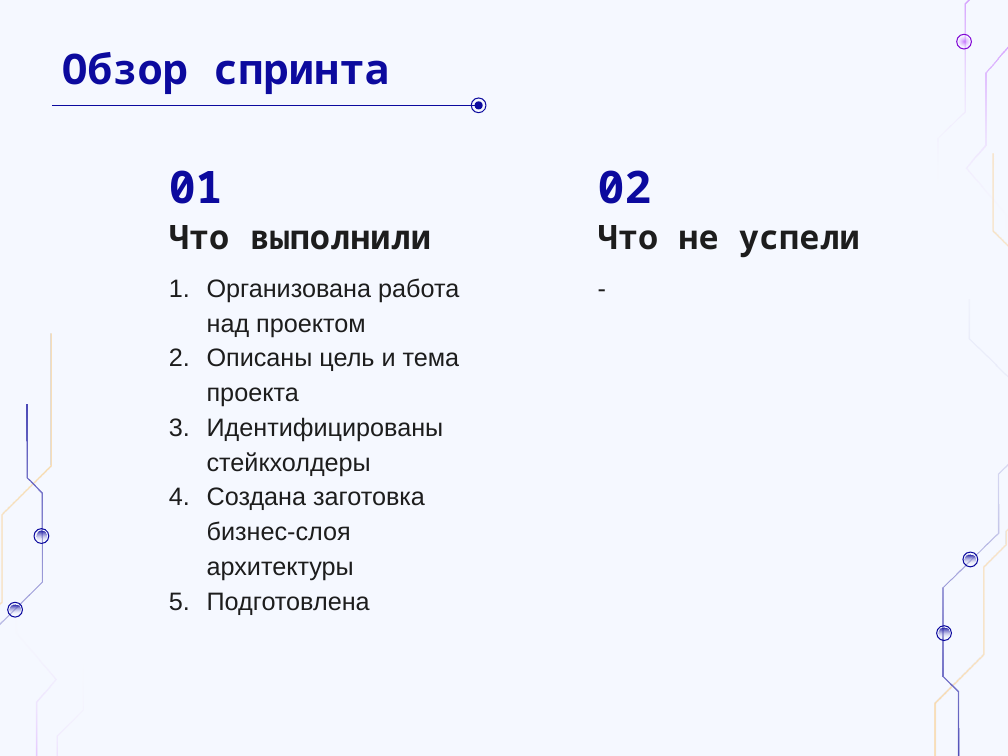
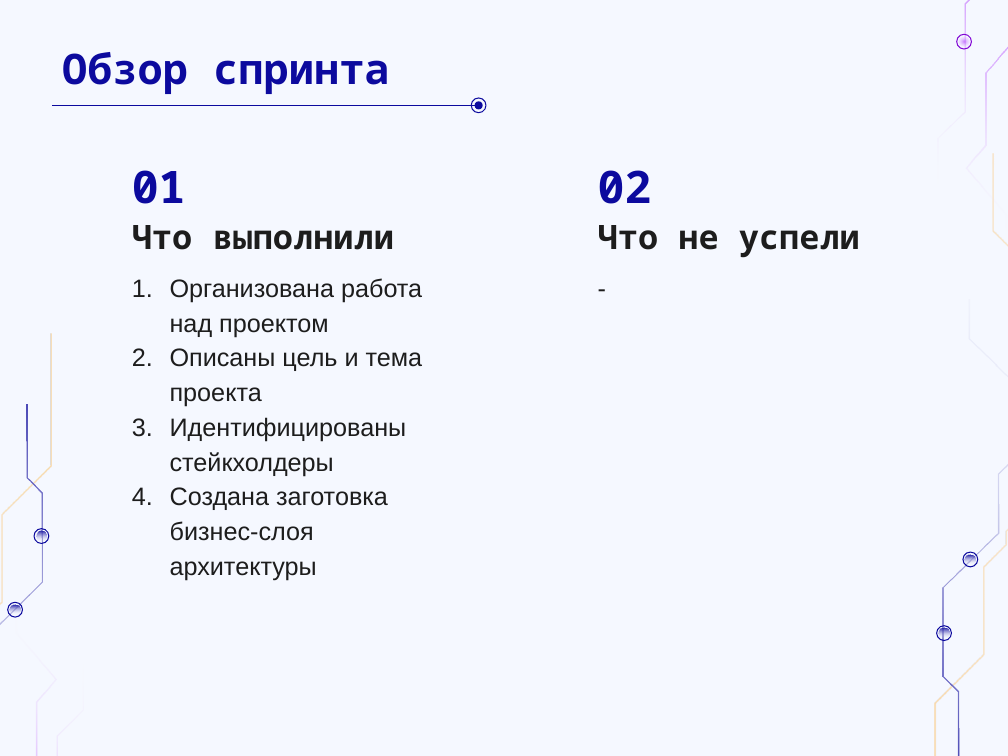
Before and after one commit to DaL1ner/virtual_queue_management_system, a slide deck: slide 8 of reports/presentation/sprint-01.pptx. Drawn at 1008x756 pixels with LibreOffice and Linux fonts; fonts in the diff are those of the drawing; background and template pictures are left out. Boxes give left, top, right and bottom in pixels: in the first picture for what was removed or moved away, otherwise in the second. Text is boxed around its words. In the diff, an @@ line names an element or a change of style, - is before the commit and + after.

Commit message:
Выбор стека и исправления - Подправлена презентация 1 спринта - Добавлено исследование по выбору стека технологий для проекта

```diff
--- a/reports/presentation/sprint-01.pptx
+++ b/reports/presentation/sprint-01.pptx
@@ text "01": place and size @@
-text "01" at box(169, 170, 223, 204)
+text "01" at box(132, 170, 186, 204)
@@ text "Что выполнили": place and size @@
-text "Что выполнили" at box(169, 225, 431, 250)
+text "Что выполнили" at box(132, 225, 394, 250)
@@ text "Организована работа над проектом": place and size @@
-text "Организована работа над проектом" at box(207, 278, 460, 615)
+text "Организована работа над проектом" at box(170, 278, 423, 581)
@@ text at box(207, 592, 370, 615): paragraph removed @@
-5. Подготовлена
```
Also in this commit, not shown: 2 other slides changed, 2 other files.
